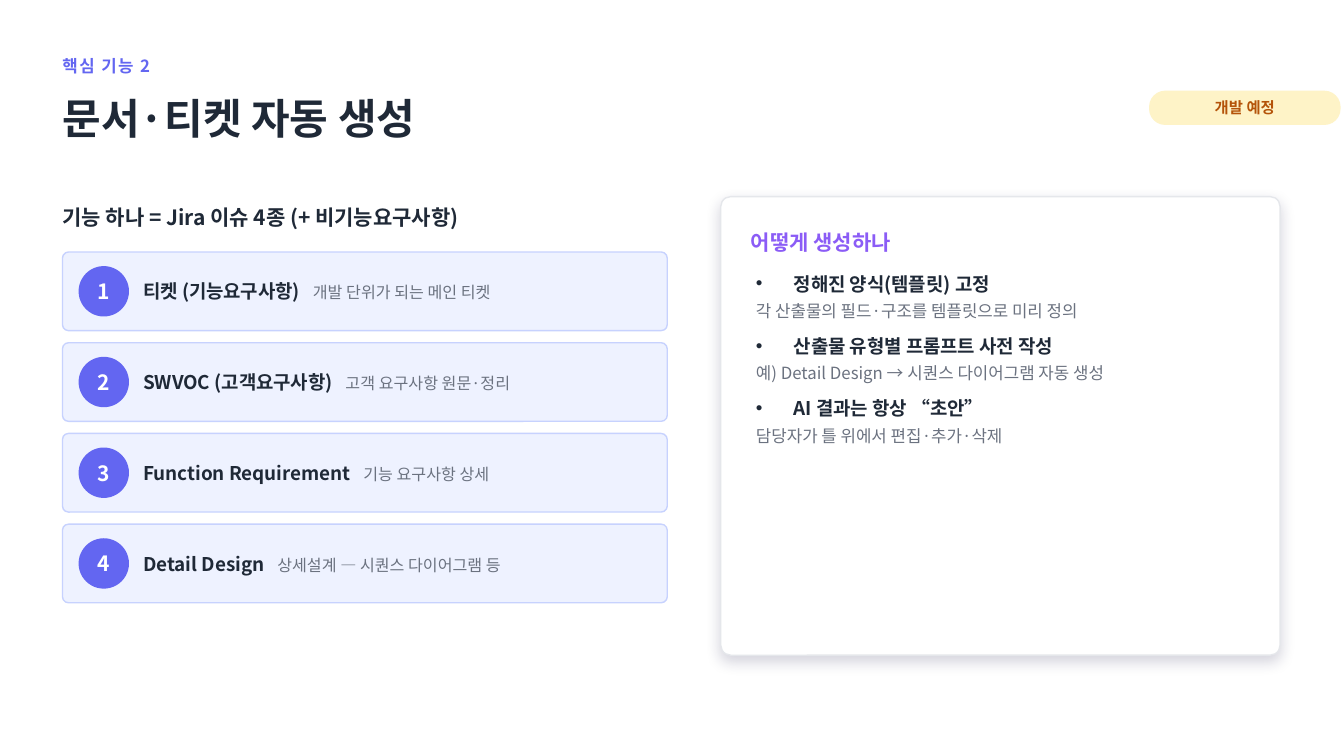
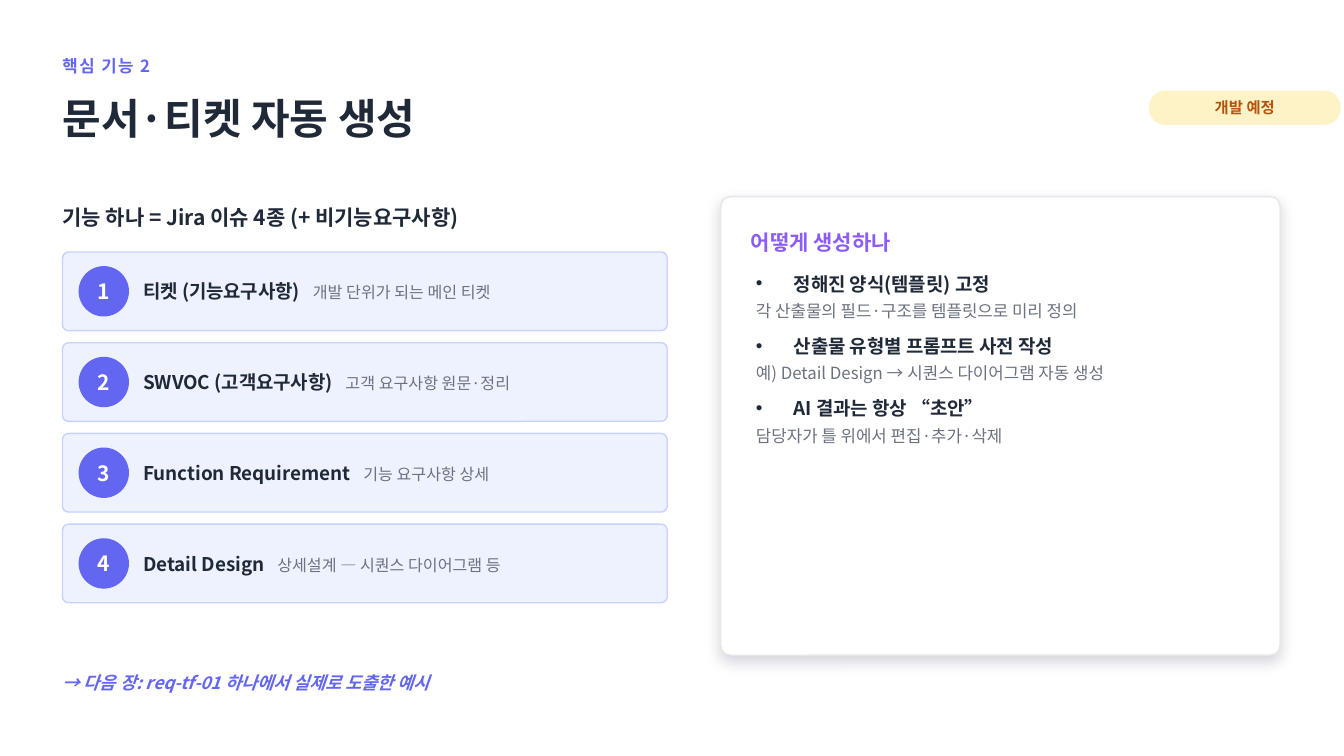
Before and after one commit to jihunhan98/semes-superrookie, a slide deck: slide 6 of docs/진행공유_요구사항자동화.pptx. Drawn at 1344x756 pixels with LibreOffice and Linux fonts; fonts in the diff are those of the drawing. Boxes give left, top, right and bottom in pixels: in the first picture for what was removed or moved away, otherwise in the second. Text is boxed around its words. In the diff, an @@ line names an element or a change of style, - is before the commit and + after.

```diff
--- a/docs/진행공유_요구사항자동화.pptx
+++ b/docs/진행공유_요구사항자동화.pptx
@@ text added at (x1=84, y1=674, x2=430, y2=693), 12.5 pt, text #6366F1, bold, italic @@
+→ 다음 장: req-tf-01 하나에서 실제로 도출한 예시
```
Also in this commit, not shown: 4 other slides changed, 2 slides added, 3 other files.
